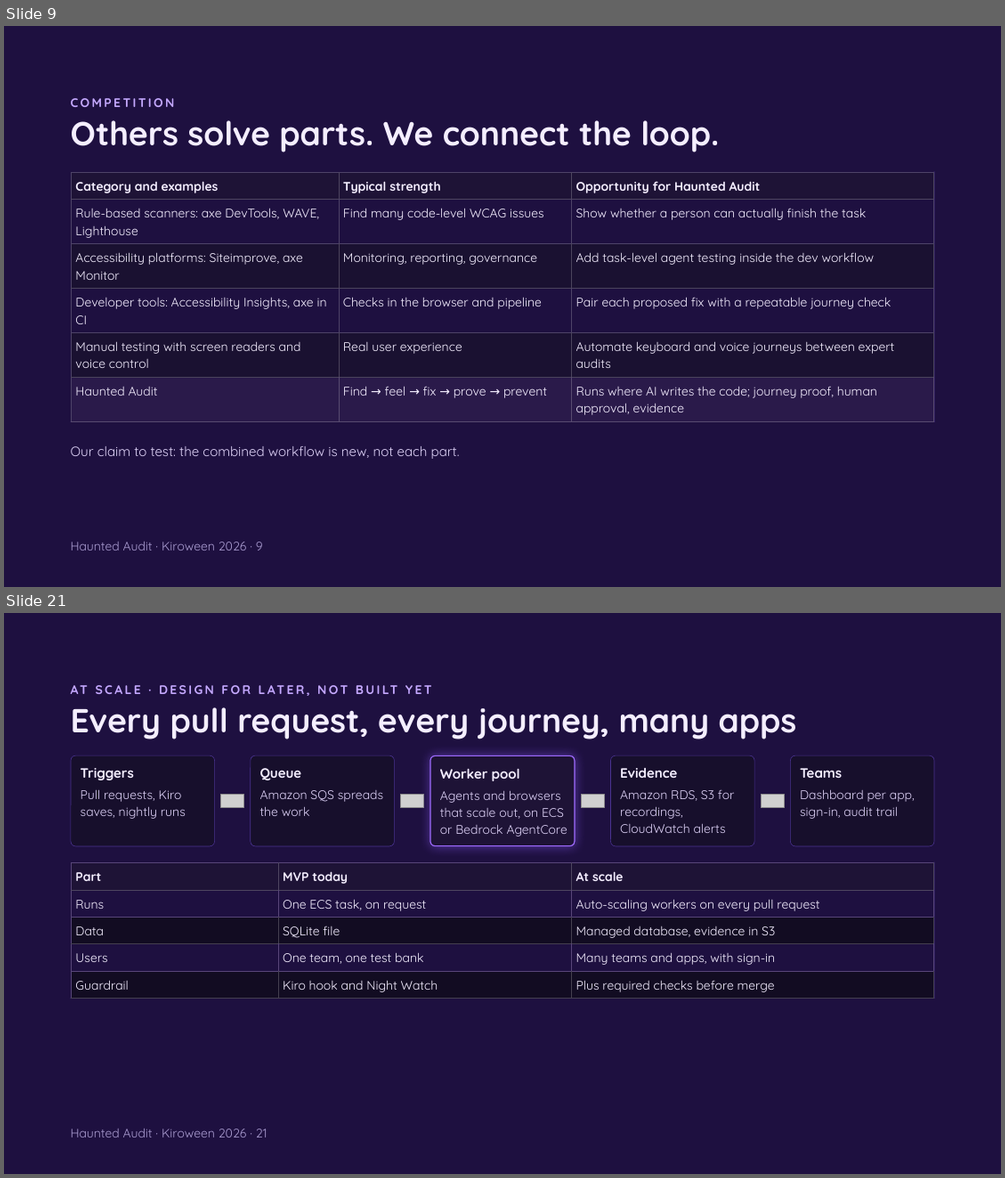
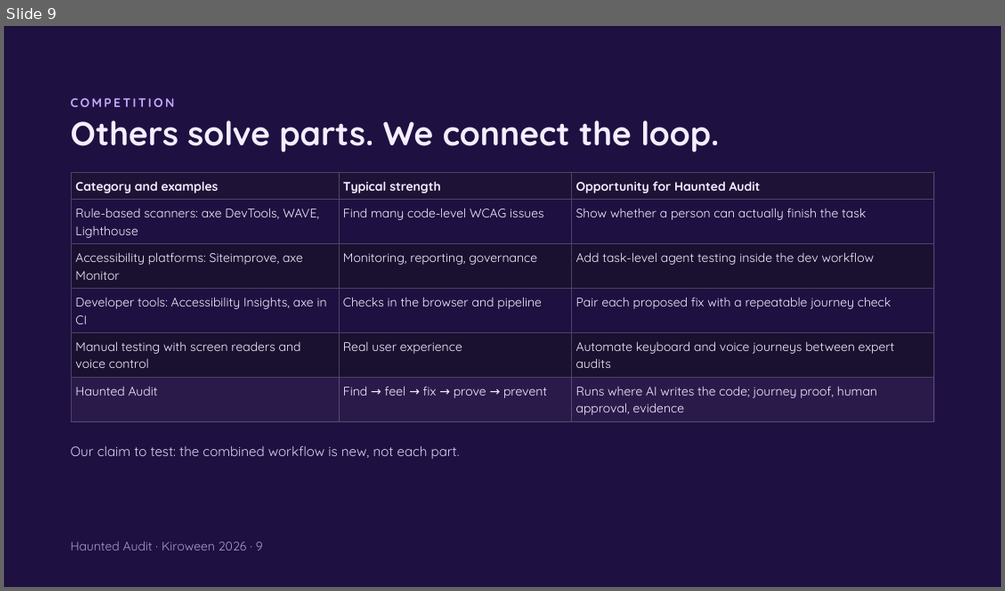
Before and after one commit to charvimaurya/haunted-audit, a slide deck: docs/Haunted Audit Judge Deck V1.pptx. Shown one above the other, each under a label of ours: slides 9 and 21 before the commit, slide 9 after it; the slides between them are not shown. The pictures are 1005x1178 and 1005x591 pixels, drawn with LibreOffice and Linux fonts; fonts in the diff are those of the drawing; grey boxes stand for pictures; background and template pictures are left out. Boxes give left, top, right and bottom in pixels: in the first picture for what was removed or moved away, otherwise in the second. Text is boxed around its words. In the diff, an @@ line names an element or a change of style, - is before the commit and + after.

```diff
--- a/docs/Haunted Audit Judge Deck V1.pptx
+++ b/docs/Haunted Audit Judge Deck V1.pptx
@@ slide 21 removed at bbox=[4, 613, 1001, 1174], background picture (left out) @@
@@ text removed at bbox=[71, 680, 961, 699] @@
-AT SCALE · DESIGN FOR LATER, NOT BUILT YET
@@ title removed at bbox=[71, 707, 797, 739] @@
-Every pull request, every journey, many apps
@@ rounded rectangle removed at bbox=[71, 755, 214, 846] @@
@@ text removed at bbox=[81, 768, 134, 780] @@
-Triggers
@@ rounded rectangle removed at bbox=[251, 755, 395, 846] @@
@@ text removed at bbox=[260, 768, 302, 780] @@
-Queue
@@ rounded rectangle removed at bbox=[430, 755, 574, 846] @@
@@ text removed at bbox=[440, 769, 520, 781] @@
-Worker pool
@@ rounded rectangle removed at bbox=[610, 755, 754, 846] @@
@@ text removed at bbox=[620, 768, 677, 778] @@
-Evidence
@@ rounded rectangle removed at bbox=[791, 755, 934, 846] @@
@@ text removed at bbox=[800, 768, 841, 778] @@
-Teams
@@ text removed at bbox=[81, 790, 186, 819] @@
-Pull requests, Kiro saves, nightly runs
@@ picture removed at bbox=[221, 794, 244, 807] @@
@@ text removed at bbox=[260, 790, 383, 816] @@
-Amazon SQS spreads the work
@@ picture removed at bbox=[401, 794, 424, 807] @@
@@ text removed at bbox=[440, 791, 567, 836] @@
-Agents and browsers that scale out, on ECS or Bedrock AgentCore
@@ picture removed at bbox=[582, 794, 605, 807] @@
@@ text removed at bbox=[620, 789, 735, 833] @@
-Amazon RDS, S3 for recordings, CloudWatch alerts
@@ picture removed at bbox=[760, 794, 784, 807] @@
@@ text removed at bbox=[800, 790, 914, 819] @@
-Dashboard per app, sign-in, audit trail
@@ table removed at bbox=[72, 863, 934, 998], 5 rows, 3 columns @@
-Part | MVP today | At scale
-Runs | One ECS task, on request | Auto-scaling workers on every pull request
-Data | SQLite file | Managed database, evidence in S3
-Users | One team, one test bank | Many teams and apps, with sign-in
-Guardrail | Kiro hook and Night Watch | Plus required checks before merge
@@ line removed from (934, 862) to (934, 998) @@
@@ line removed from (71, 998) to (934, 998) @@
@@ text removed at bbox=[71, 1128, 267, 1137] @@
-Haunted Audit · Kiroween 2026 · 21
```
Also in this commit, not shown: 9 slides changed, 1 slide added, 5 other slides removed, 1 other file.
